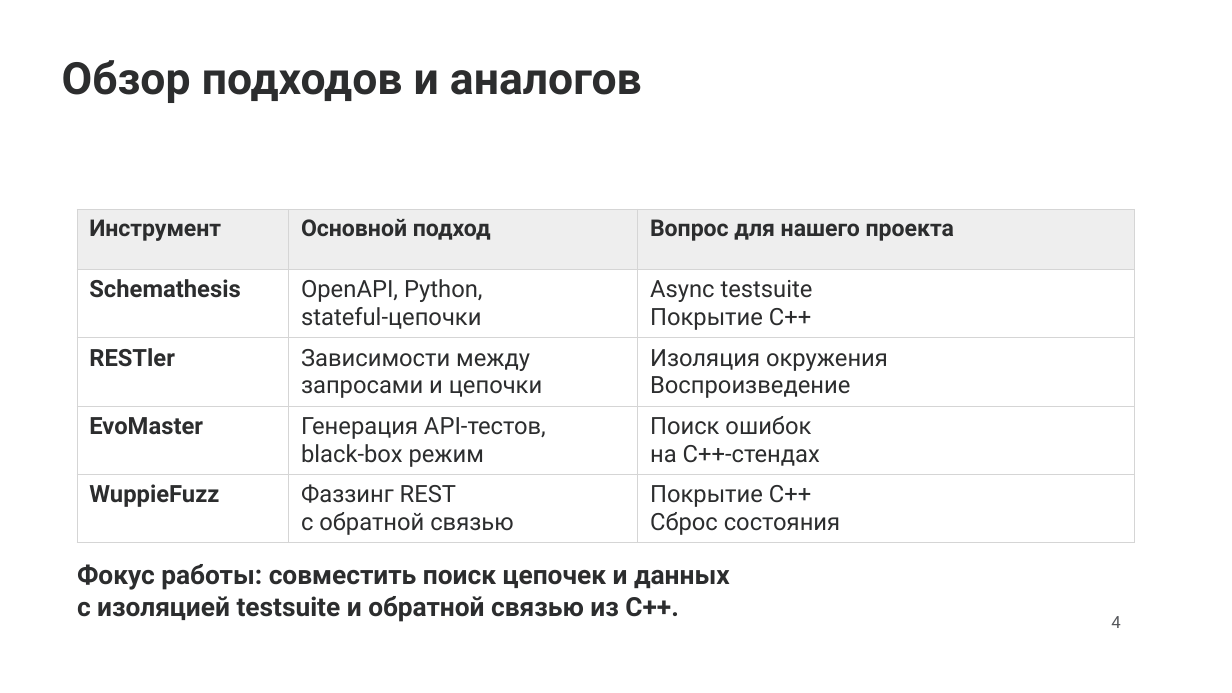
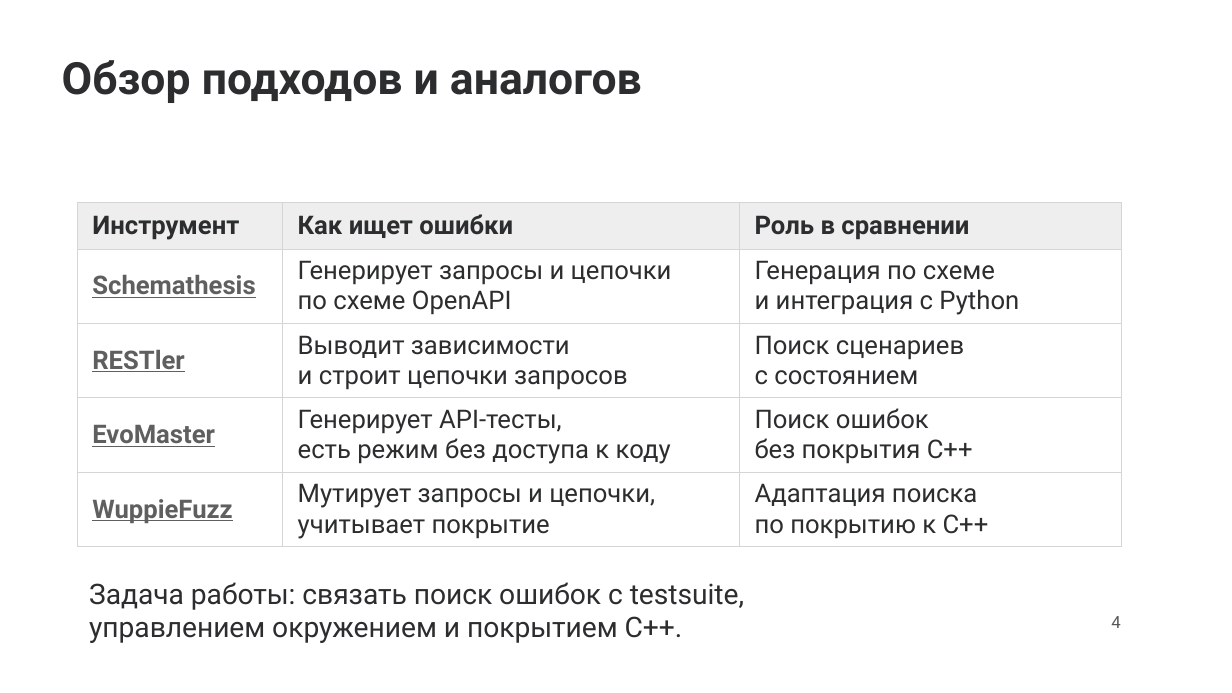
Before and after one commit to Malevrovich/userver-fuzzing, a slide deck: slide 4 of docs/presentation/project.pptx. Drawn at 1232x693 pixels with LibreOffice and Linux fonts; fonts in the diff are those of the drawing; background and template pictures are left out. Boxes give left, top, right and bottom in pixels: in the first picture for what was removed or moved away, otherwise in the second. Text is boxed around its words. In the diff, an @@ line names an element or a change of style, - is before the commit and + after.

```diff
--- a/docs/presentation/project.pptx
+++ b/docs/presentation/project.pptx
@@ table at bbox=[76, 203, 1121, 547] @@
-row 1, column 2: Основной подход
+row 1, column 2: Как ищет ошибки
-row 1, column 3: Вопрос для нашего проекта
+row 1, column 3: Роль в сравнении
-row 2, column 2: OpenAPI, Python, / stateful-цепочки
+row 2, column 2: Генерирует запросы и цепочки / по схеме OpenAPI
-row 2, column 3: Async testsuite / Покрытие C++
+row 2, column 3: Генерация по схеме / и интеграция с Python
-row 3, column 2: Зависимости между / запросами и цепочки
+row 3, column 2: Выводит зависимости / и строит цепочки запросов
-row 3, column 3: Изоляция окружения / Воспроизведение
+row 3, column 3: Поиск сценариев / с состоянием
-row 4, column 2: Генерация API-тестов, / black-box режим
+row 4, column 2: Генерирует API-тесты, / есть режим без доступа к коду
-row 4, column 3: Поиск ошибок / на C++-стендах
+row 4, column 3: Поиск ошибок / без покрытия C++
-row 5, column 2: Фаззинг REST / с обратной связью
+row 5, column 2: Мутирует запросы и цепочки, / учитывает покрытие
-row 5, column 3: Покрытие C++ / Сброс состояния
+row 5, column 3: Адаптация поиска / по покрытию к C++
@@ size 13.5 to 15 pt in "Инструмент" @@
@@ size 13.9 to 15 pt, text colour #2C2D2E to #5F5F5F, underline on in "Schemathesis", "RESTler", "EvoMaster", "WuppieFuzz" @@
@@ table: place and size @@
-table at bbox=[76, 209, 1133, 547]
+table at bbox=[76, 203, 1121, 547]
@@ text at bbox=[89, 582, 744, 643]: text changed; size 15.4 to 16.5 pt; bold off @@
-Фокус работы: совместить поиск цепочек и данных
-с изоляцией testsuite и обратной связью из C++.
+Задача работы: связать поиск ошибок с testsuite,
+управлением окружением и покрытием C++.
```
Also in this commit, not shown: 7 other slides changed, 1 other file.
